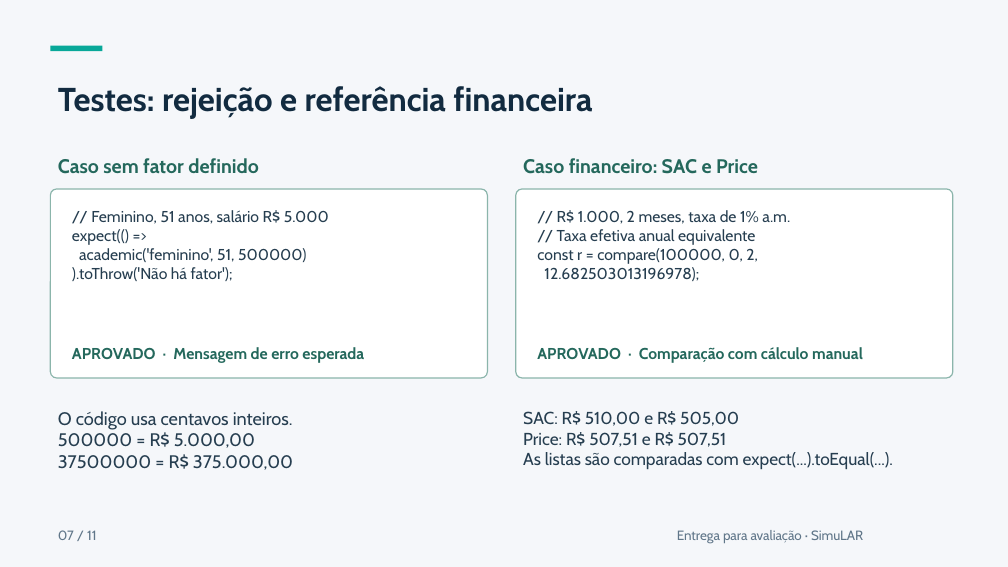
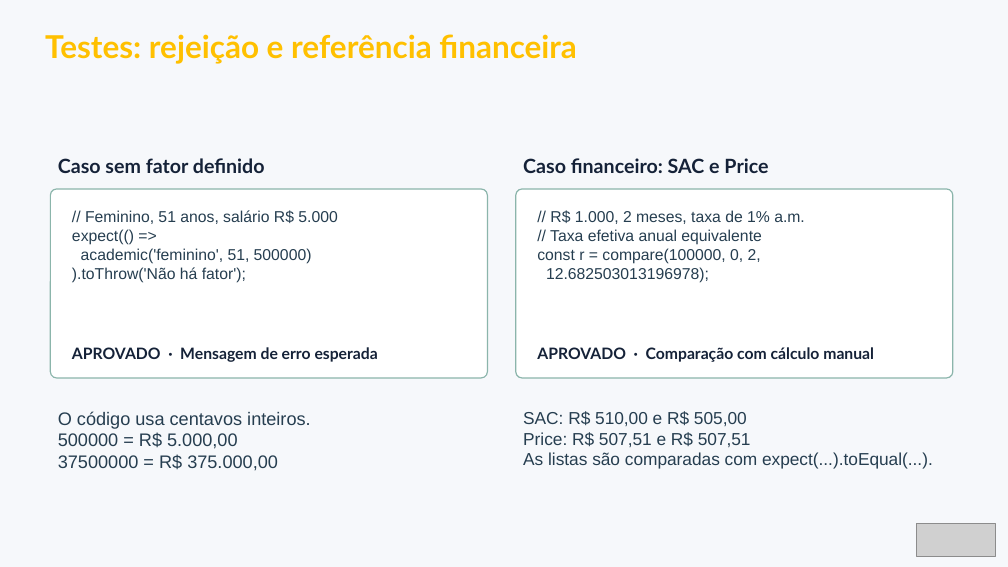
Before and after one commit to eber-ops/SimuLAR, a slide deck: slide 7 of apresentacao/simular-apresentacao-final.pptx. Drawn at 1008x567 pixels with LibreOffice and Linux fonts; fonts in the diff are those of the drawing; grey boxes stand for pictures. Boxes give left, top, right and bottom in pixels: in the first picture for what was removed or moved away, otherwise in the second. Text is boxed around its words. In the diff, an @@ line names an element or a change of style, - is before the commit and + after.

```diff
--- a/apresentacao/simular-apresentacao-final.pptx
+++ b/apresentacao/simular-apresentacao-final.pptx
@@ background #F5F7FA to #F6F8FB @@
@@ text "Testes: rejeição e referência financeira": place and size @@
-text "Testes: rejeição e referência financeira" at [58, 86, 592, 119]
+text "Testes: rejeição e referência financeira" at [45, 34, 577, 64]
@@ text "Testes: rejeição e referência financeira" at [45, 34, 577, 64]: size 31.5 to 30 pt, font Cabin to Lato, text colour #122B40 to #FFC000 @@
@@ rectangle removed at [51, 45, 103, 51] @@
@@ font Cabin to Lato, text colour #24685C to #152238 in 4 elements at [58, 158, 265, 173], [72, 347, 378, 362], [523, 158, 768, 173], [537, 347, 874, 362] @@
@@ font Cabin to Arial in 4 elements at [72, 210, 337, 283], [537, 210, 805, 283], [58, 411, 310, 470], [523, 411, 933, 469] @@
@@ text removed at [58, 530, 97, 540] @@
-07 / 11
@@ text removed at [677, 530, 863, 543] @@
-Entrega para avaliação · SimuLAR
@@ picture added at [917, 524, 995, 557] @@
```
Also in this commit, not shown: 9 other slides changed, 1 slide added, 1 slide removed.
